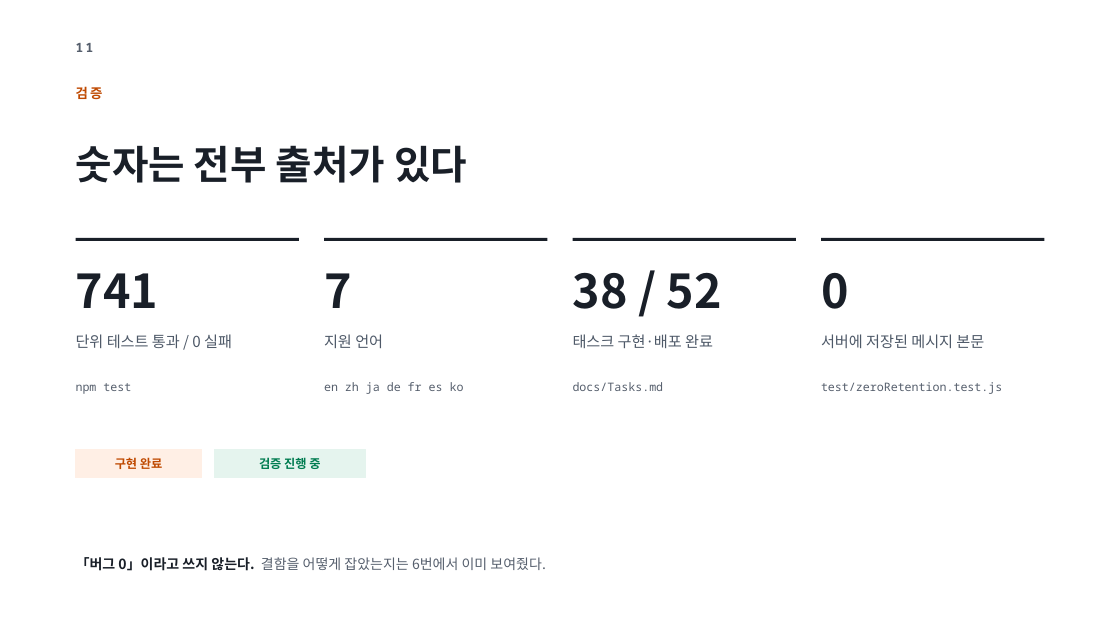
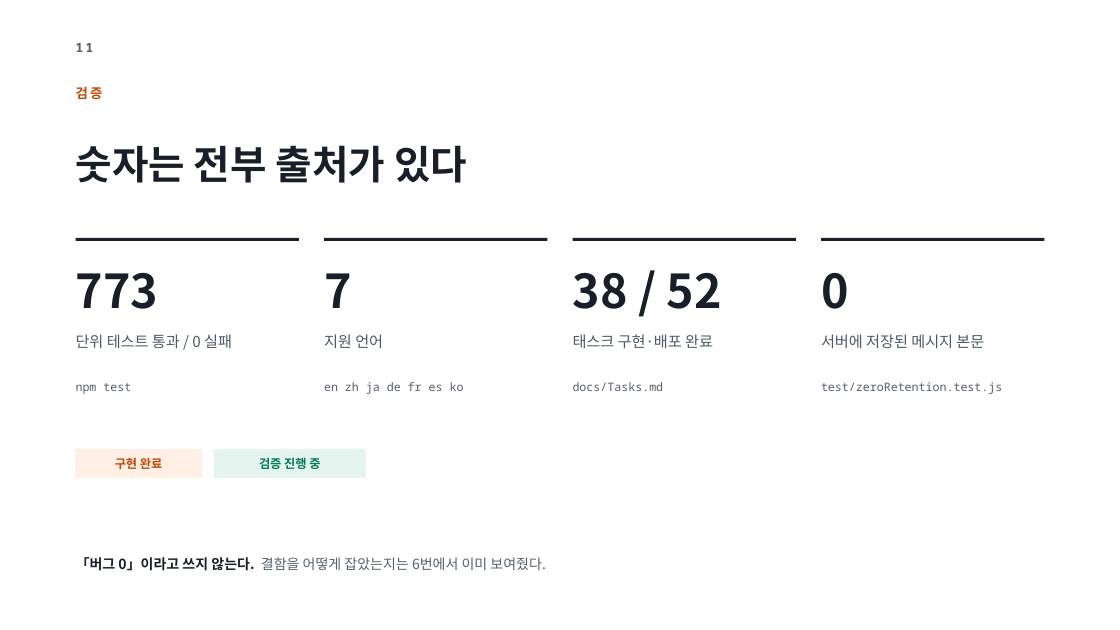
Before and after one commit to ssong2332/sai, a slide deck: slide 11 of docs/PitchDeck.pptx. Drawn at 1120x630 pixels with LibreOffice and Linux fonts; fonts in the diff are those of the drawing. Boxes give left, top, right and bottom in pixels: in the first picture for what was removed or moved away, otherwise in the second. Text is boxed around its words. In the diff, an @@ line names an element or a change of style, - is before the commit and + after.

```diff
--- a/docs/PitchDeck.pptx
+++ b/docs/PitchDeck.pptx
@@ text at [76,273,159,309]: text changed @@
-741
+773
```
Also in this commit, not shown: 2 other slides changed, 2 other files.
